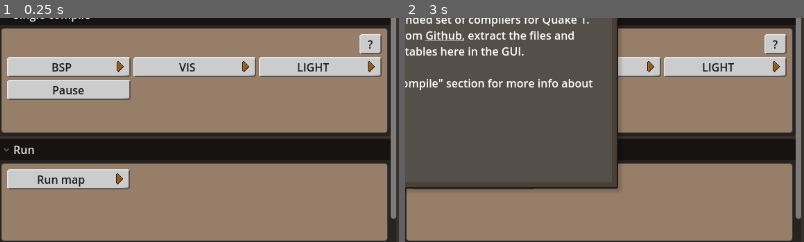
Above: before the commit, frames 1-2 (left to right).
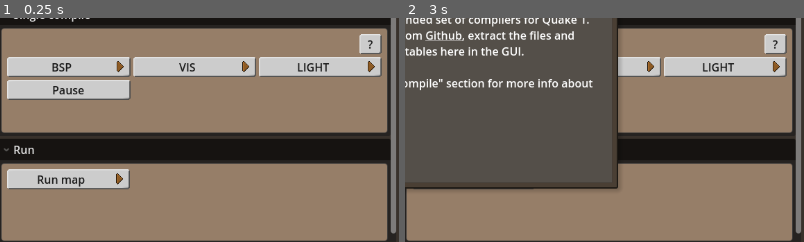
Above: after the commit, the same moments.

Repository: VictorKarp/Quakompiler
Game: Godot game, scene res://scenes/main/main.tscn
The game is run twice, just before and just after one commit, with the same random seed, the same clock (stepped at 60 frames per second) and the same inputs.
Inputs (mouse positions are % of the whole screen's width and height, from its top left):
- Up to frame 1 (0.25 s): no input
- Up to frame 2 (3 s): click (26, 20) at 0.52 s; type "12" at 0.6 s; click (26, 25) at 0.75 s; type "12" at 0.83 s; click (26, 30) at 0.98 s; type "12" at 1.07 s; click (76, 20) at 1.27 s; type "12" at 1.35 s; click (76, 25) at 1.5 s; type "Alex" at 1.58 s; click (76, 30) at 1.73 s; type "12" at 1.82 s; click (76, 36) at 2.02 s; type "12" at 2.1 s; click (28, 55) at 2.25 s; type "12" at 2.33 s; click (28, 61) at 2.48 s; type "12" at 2.57 s; click "?" at 2.75 s
The pictures show only the part of the screen within x 50-100%, y 44-94%; the shares and areas given below are measured in that part.

The runs differ from the first frame. In frame 1, less than 0.1% of the frame differs, in the area x 97-100%, y 89-97%; in frame 2, less than 0.1%.

Commit message:
Implement BSPC hotkey, make hotkeys game specific and shorter
- Added F4 as BSPC hotkey, batch compile is now F5, run is F6
- Quake 1 and Quake 3 now use different hotkey help bars, only
Quake 3 contains BSPC
- Shortened the hotkey names to a single word and added tooltips

Diff:
--- a/core/compiler/compiler.gd
+++ b/core/compiler/compiler.gd
@@ -17,6 +17,8 @@
 		compile_vis(Enums.compile_mode.SINGLE)
 	elif event.is_action_pressed("compile_light"):
 		compile_light(Enums.compile_mode.SINGLE)
+	elif event.is_action_pressed("compile_bspc"):
+		compile_bspc(Enums.compile_mode.SINGLE)
 	elif event.is_action_pressed("compile_selected") and not event.alt_pressed:
 		# Checking if Alt is pressed prevents running this code if the user
 		# quits the application by pressing Alt+F4.
@@ -83,6 +85,8 @@
 
 
 func compile_bspc(compile_mode: Enums.compile_mode):
+	if Config.get_current_game() != Enums.game.QUAKE3:
+		return
 	var compiler_path: String = Config.get_game_value("bspc_path")
 	var switches: String = Config.get_game_value("bspc_switches")
 	var output_path: String = Config.get_output_path()
--- a/project.godot
+++ b/project.godot
@@ -59,14 +59,19 @@
 "events": [Object(InputEventKey,"resource_local_to_scene":false,"resource_name":"","device":-1,"window_id":0,"alt_press …(195 unchanged characters)…
 ]
 }
-compile_selected={
+compile_bspc={
 "deadzone": 0.2,
 "events": [Object(InputEventKey,"resource_local_to_scene":false,"resource_name":"","device":-1,"window_id":0,"alt_press …(195 unchanged characters)…
 ]
 }
+compile_selected={
+"deadzone": 0.2,
+"events": [Object(InputEventKey,"resource_local_to_scene":false,"resource_name":"","device":-1,"window_id":0,"alt_pressed":false,"shift_pressed":false,"ctrl_pressed":false,"meta_pressed":false,"pressed":false,"keycode":0,"physical_keycode":4194336,"key_label":0,"unicode":0,"location":0,"echo":false,"script":null)
+]
+}
 run={
 "deadzone": 0.2,
-"events": [Object(InputEventKey,"resource_local_to_scene":fa …(146 unchanged characters)… se,"keycode":0,"physical_keycode":4194336,"key_label":0,"unicode":0,"location":0,"echo":false,"script":null)
+"events": [Object(InputEventKey,"resource_local_to_scene":fa …(146 unchanged characters)… se,"keycode":0,"physical_keycode":4194337,"key_label":0,"unicode":0,"location":0,"echo":false,"script":null)
 ]
 }
 
--- a/scenes/games/quake1.tscn
+++ b/scenes/games/quake1.tscn
@@ -7,7 +7,7 @@
 [ext_resource type="PackedScene" uid="uid://8p51j86ffah3" path="res://scenes/sections/single_compile_q1.tscn" id="4_4c0ga"]
 [ext_resource type="PackedScene" uid="uid://bwfwqnbwrne7k" path="res://scenes/sections/batch_compile_q1.tscn" id="5_7cogx"]
 [ext_resource type="PackedScene" uid="uid://ivhp72d4h0lh" path="res://scenes/sections/run.tscn" id="6_p8ddq"]
-[ext_resource type="PackedScene" uid="uid://csoojfhdfyasy" path="res://scenes/sections/hotkeys.tscn" id="7_bspov"]
+[ext_resource type="PackedScene" uid="uid://csoojfhdfyasy" path="res://scenes/sections/hotkeys_q1.tscn" id="7_bspov"]
 
 [node name="Quake" type="MarginContainer"]
 anchors_preset = 15
@@ -51,5 +51,5 @@
 [node name="Run" parent="ScrollContainer/HFlowContainer" instance=ExtResource("6_p8ddq")]
 layout_mode = 2
 
-[node name="Hotkeys" parent="ScrollContainer/HFlowContainer" instance=ExtResource("7_bspov")]
+[node name="HotkeysQ1" parent="ScrollContainer/HFlowContainer" instance=ExtResource("7_bspov")]
 layout_mode = 2
--- a/scenes/games/quake3.tscn
+++ b/scenes/games/quake3.tscn
@@ -7,8 +7,8 @@
 [ext_resource type="PackedScene" uid="uid://dxxm70sf6psoj" path="res://scenes/sections/single_compile_q3.tscn" id="4_ms7ca"]
 [ext_resource type="PackedScene" uid="uid://cxdcof7n4aaas" path="res://scenes/sections/batch_compile_q3.tscn" id="5_ms7ca"]
 [ext_resource type="PackedScene" uid="uid://ivhp72d4h0lh" path="res://scenes/sections/run.tscn" id="6_0cwyu"]
-[ext_resource type="PackedScene" uid="uid://csoojfhdfyasy" path="res://scenes/sections/hotkeys.tscn" id="7_tsqwu"]
 [ext_resource type="StyleBox" uid="uid://cjhxfom0ywlcl" path="res://themes/panel_q3.tres" id="8_gi4qi"]
+[ext_resource type="PackedScene" uid="uid://c0ckrlkp41j52" path="res://scenes/sections/hotkeys_q3.tscn" id="9_gi4qi"]
 
 [node name="Quake3" type="MarginContainer"]
 anchors_preset = 15
@@ -61,12 +61,7 @@
 [node name="PanelContainer" parent="ScrollContainer/HFlowContainer/Run" index="0"]
 theme_override_styles/panel = ExtResource("8_gi4qi")
 
-[node name="Hotkeys" parent="ScrollContainer/HFlowContainer" instance=ExtResource("7_tsqwu")]
+[node name="HotkeysQ3" parent="ScrollContainer/HFlowContainer" instance=ExtResource("9_gi4qi")]
 layout_mode = 2
-game = 2
-
-[node name="PanelContainer" parent="ScrollContainer/HFlowContainer/Hotkeys" index="0"]
-theme_override_styles/panel = ExtResource("8_gi4qi")
 
 [editable path="ScrollContainer/HFlowContainer/Run"]
-[editable path="ScrollContainer/HFlowContainer/Hotkeys"]
--- a/scenes/sections/hotkeys.tscn
+++ b/scenes/sections/hotkeys_q1.tscn
@@ -12,41 +12,41 @@
 last_wrap_alignment = 1
 
 [node name="CompileBSP" type="Label" parent="PanelContainer/MarginContainer/HFlowContainer" index="0"]
-custom_minimum_size = Vector2(105, 0)
 layout_mode = 2
 size_flags_horizontal = 3
 size_flags_vertical = 0
-text = "F1: Compile BSP"
-autowrap_mode = 3
+tooltip_text = "Compile the BSP stage"
+mouse_filter = 0
+text = "F1: BSP"
 
 [node name="CompileVIS" type="Label" parent="PanelContainer/MarginContainer/HFlowContainer" index="1"]
-custom_minimum_size = Vector2(105, 0)
 layout_mode = 2
 size_flags_horizontal = 3
 size_flags_vertical = 0
-text = "F2: Compile Vis"
-autowrap_mode = 3
+tooltip_text = "Compile the VIS stage"
+mouse_filter = 0
+text = "F2: VIS"
 
-[node name="CompileLight" type="Label" parent="PanelContainer/MarginContainer/HFlowContainer" index="2"]
-custom_minimum_size = Vector2(105, 0)
+[node name="CompileLIGHT" type="Label" parent="PanelContainer/MarginContainer/HFlowContainer" index="2"]
 layout_mode = 2
 size_flags_horizontal = 3
 size_flags_vertical = 0
-text = "F3: Compile Light"
-autowrap_mode = 3
+tooltip_text = "Compile the LIGHT stage"
+mouse_filter = 0
+text = "F3: LIGHT"
 
 [node name="CompileSelected" type="Label" parent="PanelContainer/MarginContainer/HFlowContainer" index="3"]
-custom_minimum_size = Vector2(105, 0)
 layout_mode = 2
 size_flags_horizontal = 3
 size_flags_vertical = 0
-text = "F4: Start batched operations"
-autowrap_mode = 3
+tooltip_text = "Compile all enabled Batch actions"
+mouse_filter = 0
+text = "F5: Batch"
 
 [node name="RunGame" type="Label" parent="PanelContainer/MarginContainer/HFlowContainer" index="4"]
-custom_minimum_size = Vector2(105, 0)
 layout_mode = 2
 size_flags_horizontal = 3
 size_flags_vertical = 0
-text = "F5: Run game"
-autowrap_mode = 3
+tooltip_text = "Run the map"
+mouse_filter = 0
+text = "F6: Run"
--- /dev/null
+++ b/scenes/sections/hotkeys_q3.tscn
@@ -0,0 +1,17 @@
+[gd_scene load_steps=3 format=3 uid="uid://c0ckrlkp41j52"]
+
+[ext_resource type="PackedScene" uid="uid://csoojfhdfyasy" path="res://scenes/sections/hotkeys_q1.tscn" id="1_1alij"]
+[ext_resource type="StyleBox" uid="uid://cjhxfom0ywlcl" path="res://themes/panel_q3.tres" id="2_f1nxs"]
+
+[node name="HotkeysQ3" instance=ExtResource("1_1alij")]
+
+[node name="PanelContainer" parent="." index="0"]
+theme_override_styles/panel = ExtResource("2_f1nxs")
+
+[node name="CompileBSPC" type="Label" parent="PanelContainer/MarginContainer/HFlowContainer" index="3"]
+layout_mode = 2
+size_flags_horizontal = 3
+size_flags_vertical = 0
+tooltip_text = "Compile BSPC"
+mouse_filter = 0
+text = "F4: BSPC"
